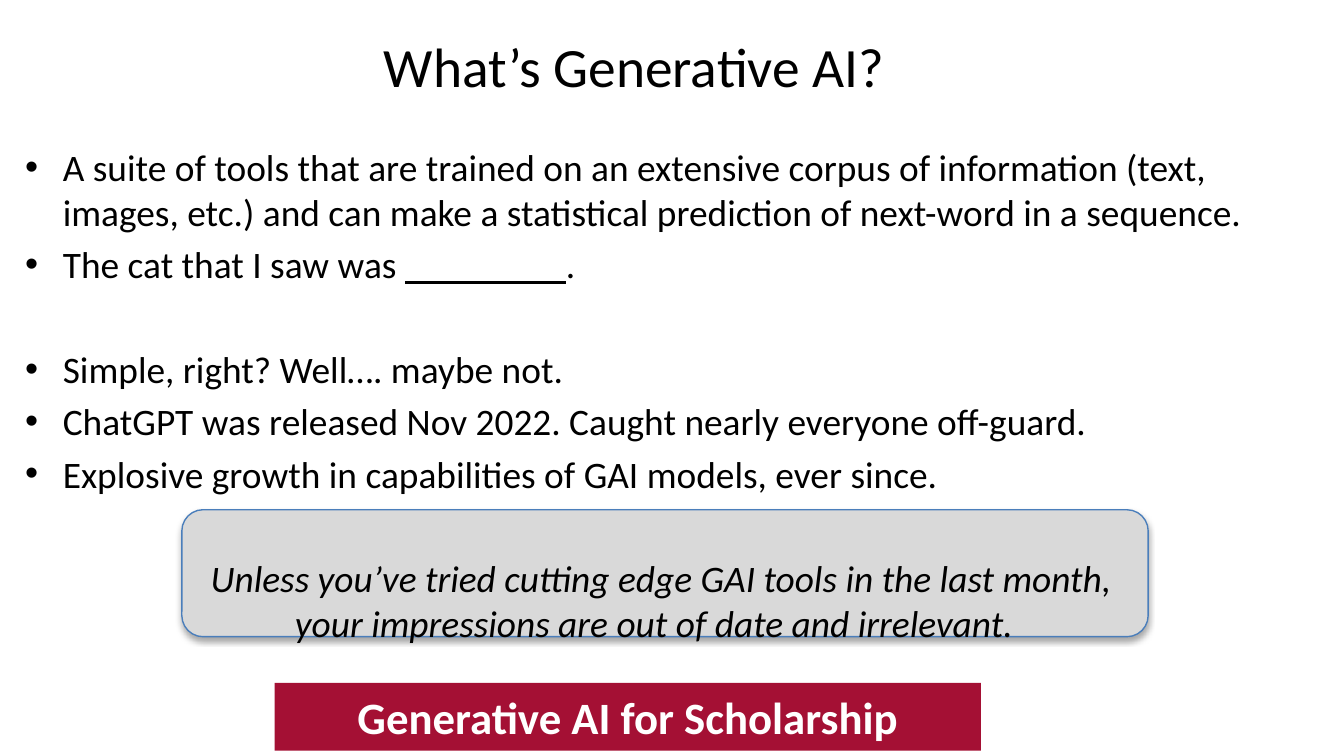
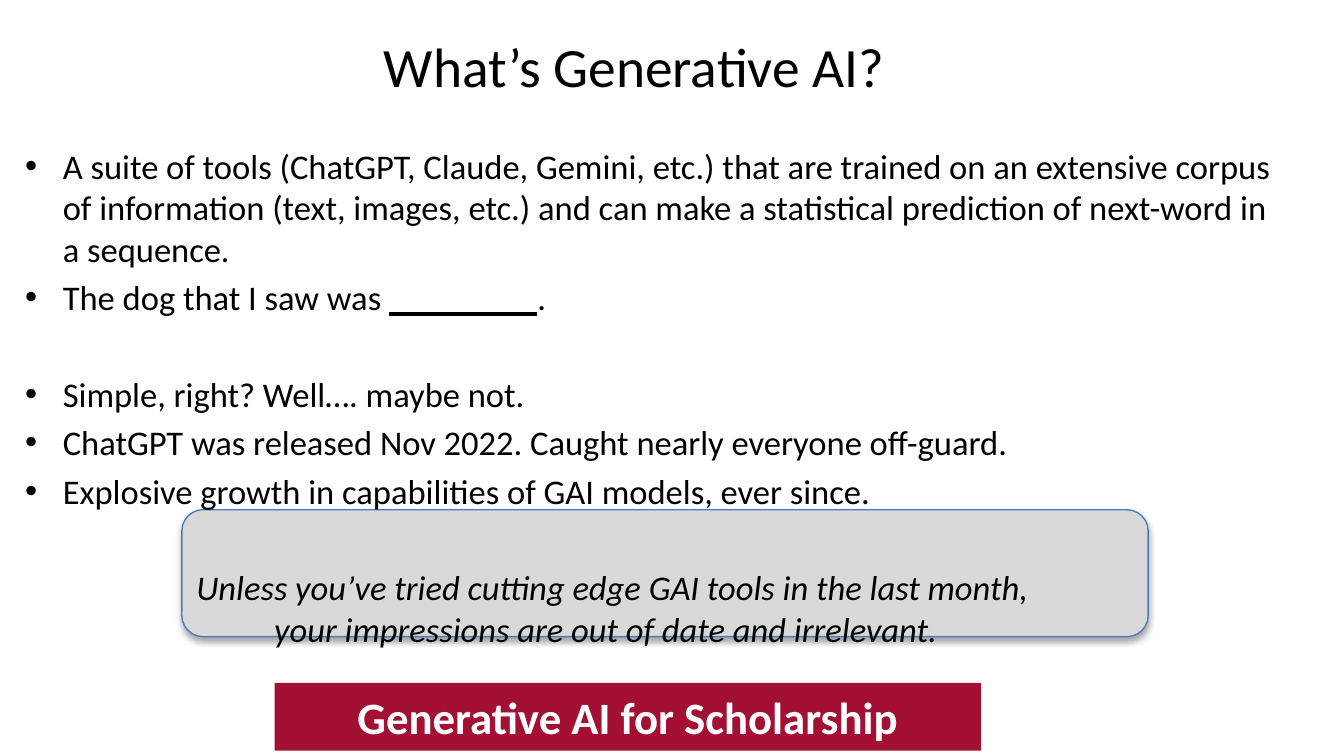
Before and after one commit to astrostubbs/GenAI-for-Scholarship, a slide deck: slide 2 of slides/Session1Slides.pptx. Drawn at 1344x756 pixels with LibreOffice and Linux fonts; fonts in the diff are those of the drawing; background and template pictures are left out. Boxes give left, top, right and bottom in pixels: in the first picture for what was removed or moved away, otherwise in the second. Text is boxed around its words. In the diff, an @@ line names an element or a change of style, - is before the commit and + after.

```diff
--- a/slides/Session1Slides.pptx
+++ b/slides/Session1Slides.pptx
@@ text at [63,154,1270,316]: text changed; size 20 to 18.5 pt @@
-• A suite of tools that are trained on an extensive corpus of information (text, images, etc.) and can make a statistical prediction of next-word in a sequence.
-• The cat that I saw was .
+• A suite of tools (ChatGPT, Claude, Gemini, etc.) that are trained on an extensive corpus of information (text, images, etc.) and can make a statistical prediction of next-word in a sequence.
+• The dog that I saw was .
@@ text at [63,383,1028,648]: size 20 to 18.5 pt in "Simple, right? Well…. maybe not.", "ChatGPT was released Nov 2022. Caught nearly ...", "Explosive growth in capabilities of GAI models, ...", "Unless you’ve tried cutting edge GAI tools ..." @@
```
Also in this commit, not shown: 2 other slides changed.
